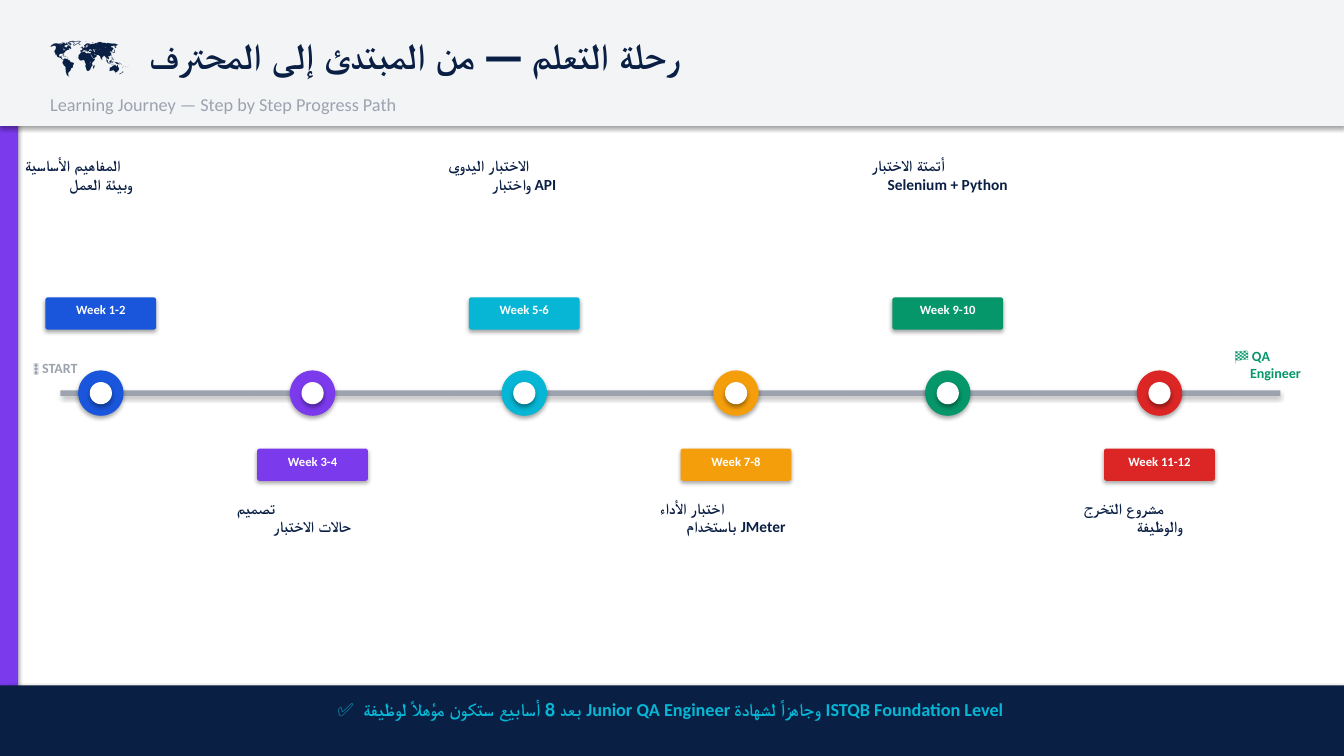
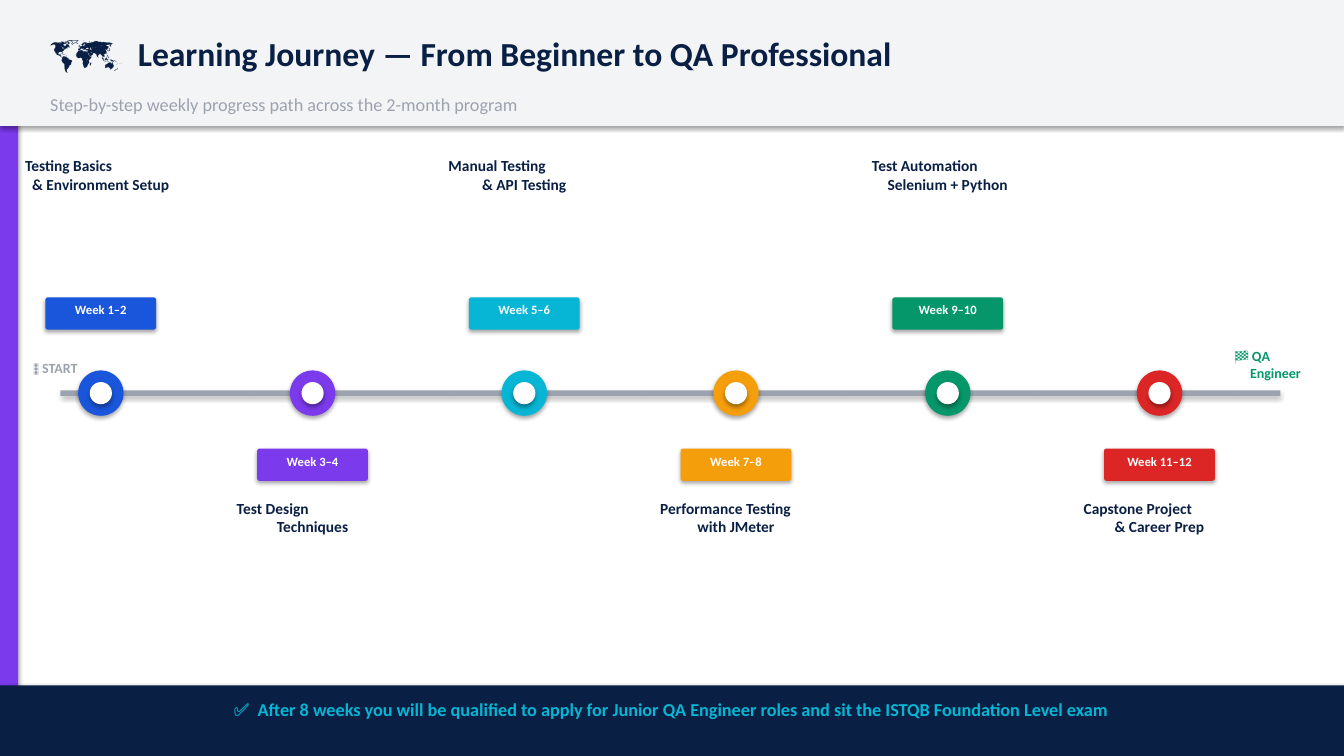
Before and after one commit to Razan-Eldaif/performance-testing-exam, a slide deck: slide 8 of Software_Testing_Diploma_Beginners.pptx. Drawn at 1344x756 pixels with LibreOffice and Linux fonts; fonts in the diff are those of the drawing. Boxes give left, top, right and bottom in pixels: in the first picture for what was removed or moved away, otherwise in the second. Text is boxed around its words. In the diff, an @@ line names an element or a change of style, - is before the commit and + after.

```diff
--- a/Software_Testing_Diploma_Beginners.pptx
+++ b/Software_Testing_Diploma_Beginners.pptx
@@ text at (x1=138, y1=42, x2=891, y2=72): text changed; size 26 to 24 pt @@
-🗺️ رحلة التعلم — من المبتدئ إلى المحترف
+🗺️ Learning Journey — From Beginner to QA Professional
@@ text at (x1=50, y1=98, x2=517, y2=114): text changed @@
-Learning Journey — Step by Step Progress Path
+Step-by-step weekly progress path across the 2-month program
@@ text at (x1=25, y1=160, x2=169, y2=193): text changed @@
-المفاهيم الأساسية
-وبيئة العمل
+Testing Basics
+& Environment Setup
@@ text at (x1=448, y1=160, x2=567, y2=193): text changed @@
-الاختبار اليدوي
-واختبار API
+Manual Testing
+& API Testing
@@ text at (x1=872, y1=160, x2=1008, y2=193): text changed @@
-أتمتة الاختبار
-Selenium + Python
+Test Automation
+Selenium + Python
@@ text at (x1=75, y1=305, x2=127, y2=314): text changed @@
-Week 1-2
+Week 1–2
@@ text at (x1=498, y1=305, x2=550, y2=314): text changed @@
-Week 5-6
+Week 5–6
@@ text at (x1=919, y1=305, x2=976, y2=314): text changed @@
-Week 9-10
+Week 9–10
@@ text at (x1=287, y1=457, x2=338, y2=466): text changed @@
-Week 3-4
+Week 3–4
@@ text at (x1=710, y1=457, x2=762, y2=466): text changed @@
-Week 7-8
+Week 7–8
@@ text at (x1=1127, y1=457, x2=1192, y2=466): text changed @@
-Week 11-12
+Week 11–12
@@ text at (x1=237, y1=503, x2=348, y2=535): text changed @@
-تصميم
-حالات الاختبار
+Test Design
+Techniques
@@ text at (x1=660, y1=503, x2=791, y2=532): text changed @@
-اختبار الأداء
-باستخدام JMeter
+Performance Testing
+with JMeter
@@ text at (x1=1084, y1=503, x2=1205, y2=535): text changed @@
-مشروع التخرج
-والوظيفة
+Capstone Project
+& Career Prep
@@ text at (x1=258, y1=703, x2=1108, y2=719): text changed @@
-✅ بعد 8 أسابيع ستكون مؤهلاً لوظيفة Junior QA Engineer وجاهزاً لشهادة ISTQB Foundation Level
+✅ After 8 weeks you will be qualified to apply for Junior QA Engineer roles and sit the ISTQB Foundation Level exam
```
Also in this commit, not shown: 9 other slides changed.
